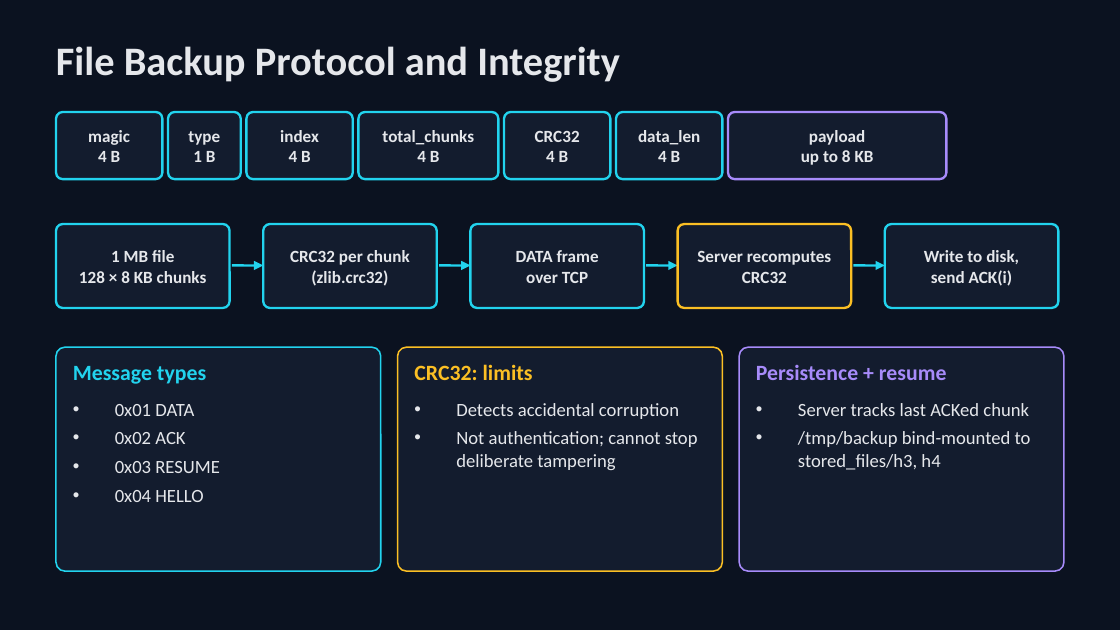
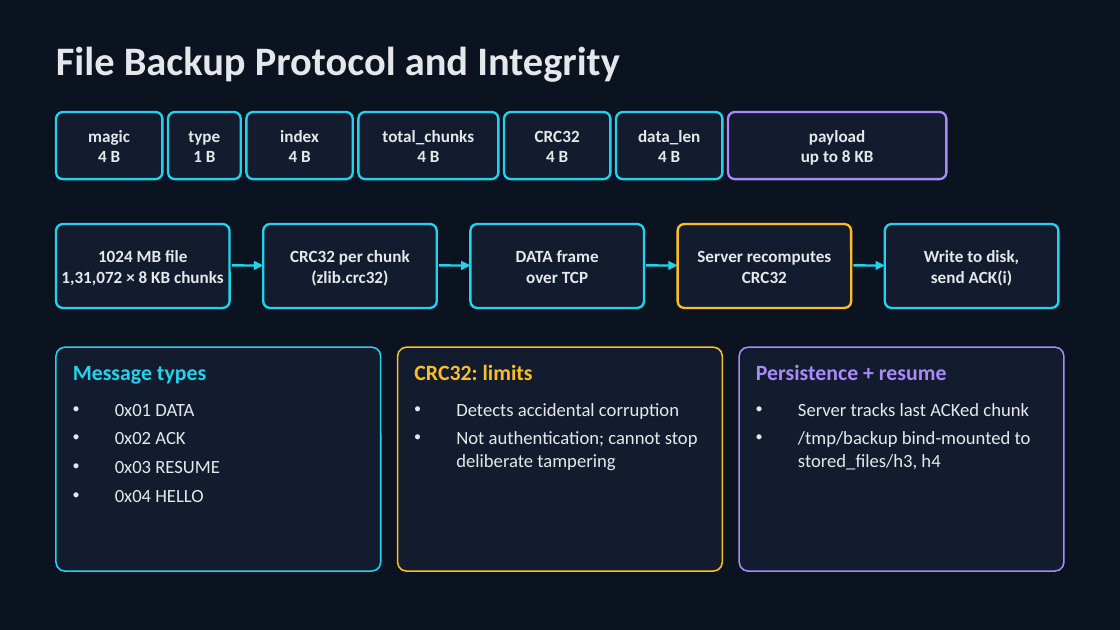
Before and after one commit to acrticsludge/CN-Mini, a slide deck: slide 6 of cn_d1_ppt_final.pptx. Drawn at 1120x630 pixels with LibreOffice and Linux fonts; fonts in the diff are those of the drawing. Boxes give left, top, right and bottom in pixels: in the first picture for what was removed or moved away, otherwise in the second. Text is boxed around its words. In the diff, an @@ line names an element or a change of style, - is before the commit and + after.

```diff
--- a/cn_d1_ppt_final.pptx
+++ b/cn_d1_ppt_final.pptx
@@ text at [61,250,224,285]: text changed @@
-1 MB file
-128 × 8 KB chunks
+1024 MB file
+1,31,072 × 8 KB chunks
```
Also in this commit, not shown: 1 other slide changed.
